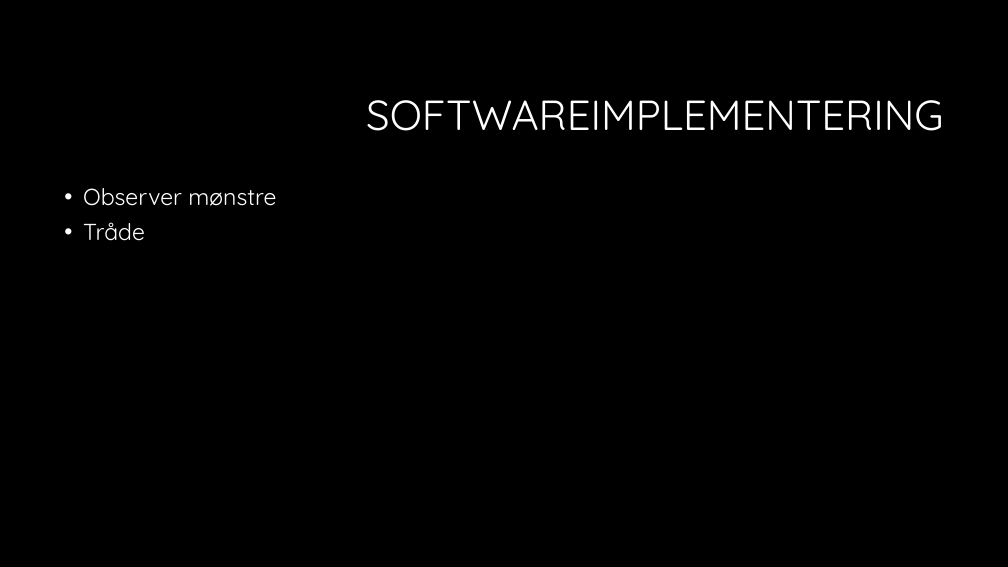
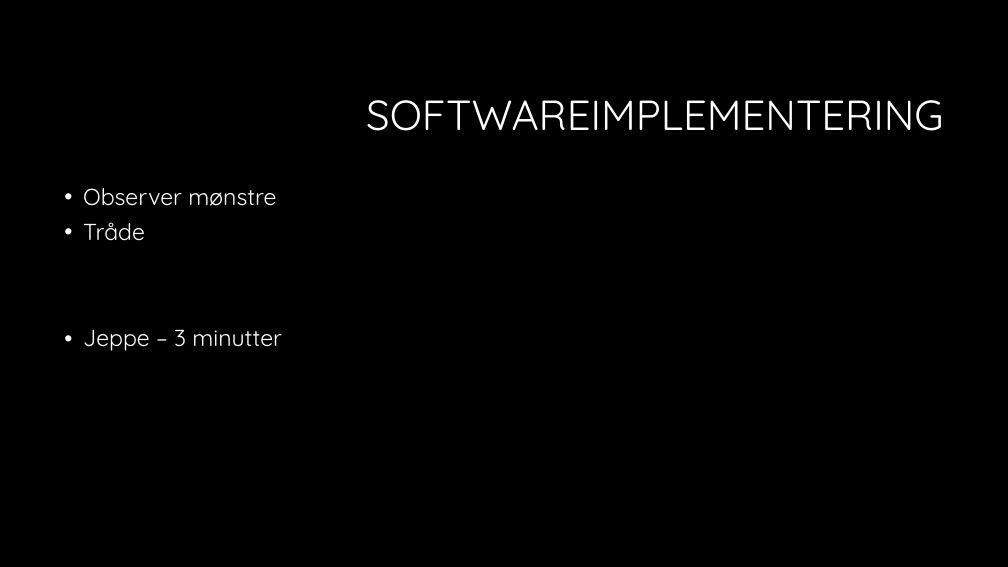
Before and after one commit to sarakirkeby/Semester-Projekt-3, a slide deck: slide 8 of Bifiler til projekt/Semesterprojekt 3.pptx. Drawn at 1008x567 pixels with LibreOffice and Linux fonts; fonts in the diff are those of the drawing; background and template pictures are left out. Boxes give left, top, right and bottom in pixels: in the first picture for what was removed or moved away, otherwise in the second. Text is boxed around its words. In the diff, an @@ line names an element or a change of style, - is before the commit and + after.

```diff
--- a/Bifiler til projekt/Semesterprojekt 3.pptx
+++ b/Bifiler til projekt/Semesterprojekt 3.pptx
@@ text at box(83, 330, 282, 351): paragraph added @@
+• Jeppe – 3 minutter
```
Also in this commit, not shown: 8 other slides changed.
